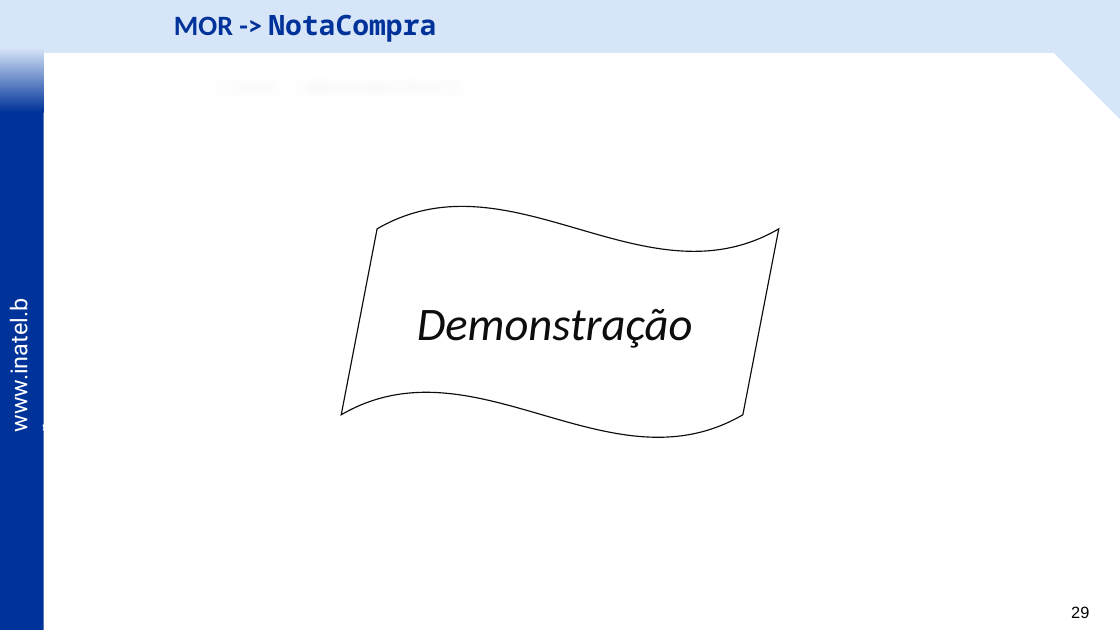
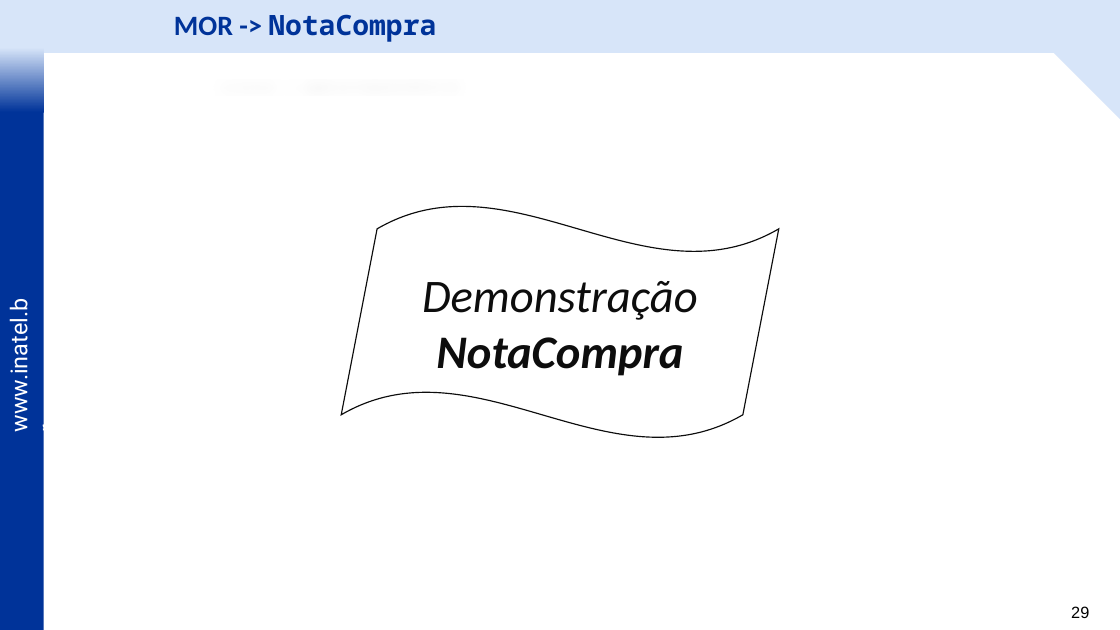
Before and after one commit to vitor-figueiredo/Lab_JPA, a slide deck: slide 29 of _docs/IDP Labs - JPA - v6.pptx. Drawn at 1120x630 pixels with LibreOffice and Linux fonts; fonts in the diff are those of the drawing; background and template pictures are left out. Boxes give left, top, right and bottom in pixels: in the first picture for what was removed or moved away, otherwise in the second. Text is boxed around its words. In the diff, an @@ line names an element or a change of style, - is before the commit and + after.

```diff
--- a/_docs/IDP Labs - JPA - v6.pptx
+++ b/_docs/IDP Labs - JPA - v6.pptx
@@ text in wave at [422, 281, 698, 376]: text changed @@
-Demonstração
+Demonstração NotaCompra
```
Also in this commit, not shown: 23 other slides changed, 4 slides added, 2 other files.
